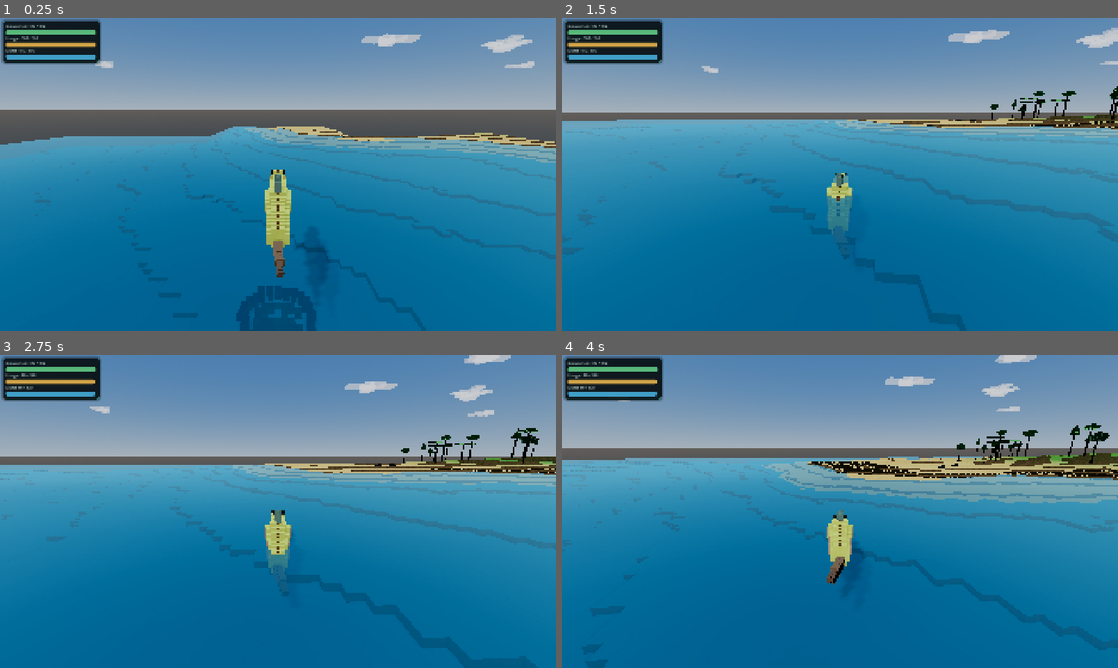
Above: before the commit, frames 1-4 (two rows, left to right).
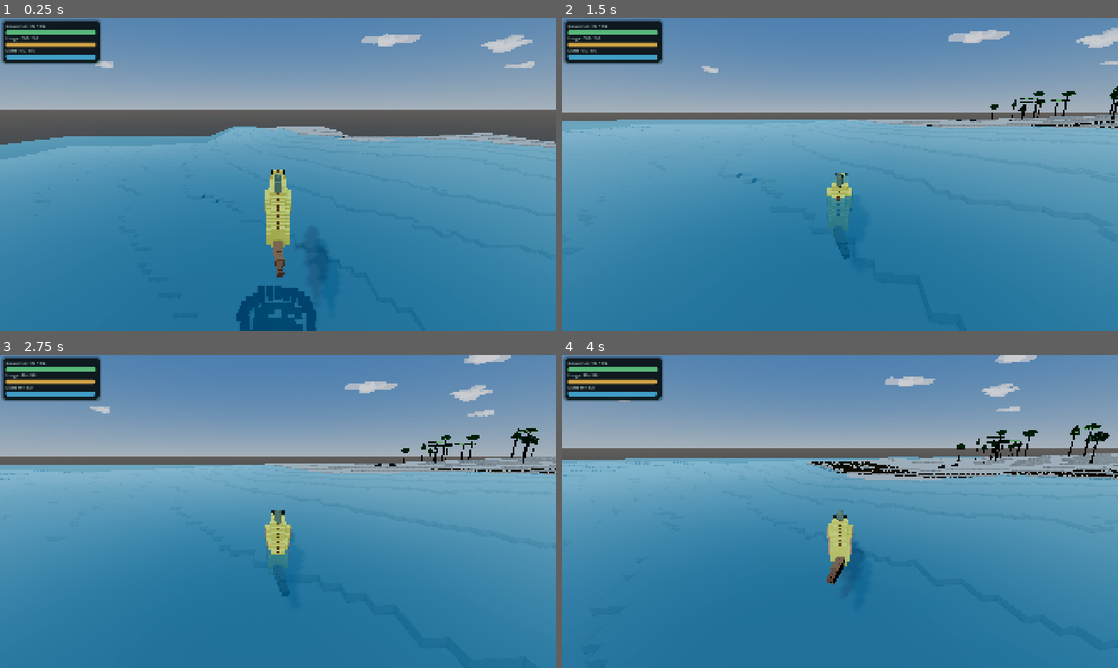
Above: after the commit, the same moments.

Repository: MajorDragonfly/voxelverse
Game: Godot game, scene res://main/main.tscn
Two runs of this game, one before a commit and one after it. Both use one fixed random seed, a clock stepped at 60 frames per second and the inputs below.
Inputs (mouse positions are in pixels of both pictures, inside the frame that each line leads up to):
- Up to frame 1 (0.25 s): no input
- Up to frame 2 (1.5 s): tap Enter at 0.5 s; move the mouse to (867, 174) at 0.52 s; hold W (move_forward) from 0.53 s (still down); click (867, 174) at 0.6 s; tap Space (jump) at 0.77 s; move the mouse to (812, 174) at 1.27 s; tap L at 1.35 s
- Up to frame 3 (2.75 s): keep holding W (move_forward); tap Space (jump) at 1.52 s; move the mouse to (289, 505) at 2.02 s; tap R at 2.1 s
- Up to frame 4 (4 s): keep holding W (move_forward); move the mouse to (834, 517) at 2.77 s; tap Tab at 2.85 s; click (834, 517) at 2.92 s; tap Space (jump) at 3.02, 3.77 s; move the mouse to (878, 514) at 3.52 s; tap Delete at 3.6 s

The runs differ from the first frame. In frame 1, 56% of the frame differs, in the area x 0-100%, y 34-100%; in frame 2, 64%, in the area x 0-100%, y 30-100%; in frame 3, 62%; in frame 4, 60%.

Commit message:
Integrate near and mid pixel detail into terrain material

Diff:
--- a/world/visuals/terrain/terrain_surface.gdshader
+++ b/world/visuals/terrain/terrain_surface.gdshader
@@ -15,6 +15,14 @@
 uniform float palette_steps : hint_range(2.0, 12.0, 1.0) = 8.0;
 uniform float texture_darkness : hint_range(0.20, 1.00, 0.01) = 0.82;
 uniform float texture_brightness : hint_range(0.80, 1.50, 0.01) = 1.08;
+
+// The former micro-voxel layer was a second mesh floating above the terrain.
+// V7 produces the same 0.125-unit pixel rhythm directly in this material.
+uniform float micro_tile_size : hint_range(0.03125, 0.50, 0.03125) = 0.125;
+uniform float near_detail_end : hint_range(8.0, 128.0, 1.0) = 44.0;
+uniform float mid_detail_end : hint_range(16.0, 192.0, 1.0) = 82.0;
+uniform float micro_detail_strength : hint_range(0.0, 0.35, 0.01) = 0.13;
+uniform float mid_detail_strength : hint_range(0.0, 0.20, 0.01) = 0.055;
 
 uniform bool spherical_planet = false;
 uniform vec3 planet_center = vec3(0.0);
@@ -76,6 +84,39 @@
 }
 
 
+float stable_hash(vec2 grid_position) {
+	vec2 p = fract(grid_position * vec2(0.1031, 0.1030));
+	p += dot(p, p.yx + 33.33);
+	return fract((p.x + p.y) * p.x);
+}
+
+
+float get_layered_pixel_multiplier(bool top_surface) {
+	if (!top_surface) {
+		return 1.0;
+	}
+	float camera_distance = length(CAMERA_POSITION_WORLD - world_position);
+	float near_fade = 1.0 - smoothstep(
+		max(near_detail_end - 10.0, 0.0),
+		near_detail_end,
+		camera_distance
+	);
+	float mid_fade = 1.0 - smoothstep(
+		max(mid_detail_end - 18.0, near_detail_end),
+		mid_detail_end,
+		camera_distance
+	);
+	float safe_tile_size = max(micro_tile_size, 0.001);
+	vec2 micro_cell = floor(world_position.xz / safe_tile_size);
+	vec2 mid_cell = floor(world_position.xz / (safe_tile_size * 4.0));
+	float micro_value = (stable_hash(micro_cell) - 0.5) * 2.0;
+	float mid_value = (stable_hash(mid_cell + vec2(73.0, 29.0)) - 0.5) * 2.0;
+	float micro_detail = micro_value * micro_detail_strength * near_fade;
+	float mid_detail = mid_value * mid_detail_strength * mid_fade;
+	return clamp(1.0 + micro_detail + mid_detail, 0.72, 1.28);
+}
+
+
 void fragment() {
 	vec3 normal_value = normalize(world_normal);
 	float altitude = get_altitude(world_position);
@@ -106,6 +147,7 @@
 		texture_brightness,
 		texture_value
 	);
+	pixel_brightness *= get_layered_pixel_multiplier(top_surface);
 
 	vec3 base_color = clamp(vertex_base_color, vec3(0.0), vec3(1.0));
 	float slope = 1.0 - abs(normal_value.y);
@@ -127,11 +169,17 @@
 		strata * strata_strength * rock_weight
 	);
 
-	// Real scene lighting supplies direction and shadows. This only keeps vertical
-	// faces readable, instead of multiplying them by a nearly black fake light.
-	float surface_readability = mix(0.86, 1.0, smoothstep(0.0, 0.65, normal_value.y));
-	ALBEDO = clamp(base_color * pixel_brightness * surface_readability, vec3(0.0), vec3(1.0));
+	float surface_readability = mix(
+		0.88,
+		1.0,
+		smoothstep(0.0, 0.65, normal_value.y)
+	);
+	ALBEDO = clamp(
+		base_color * pixel_brightness * surface_readability,
+		vec3(0.0),
+		vec3(1.0)
+	);
 	ROUGHNESS = 0.96;
 	METALLIC = 0.0;
-	SPECULAR = 0.06;
+	SPECULAR = 0.05;
 }
